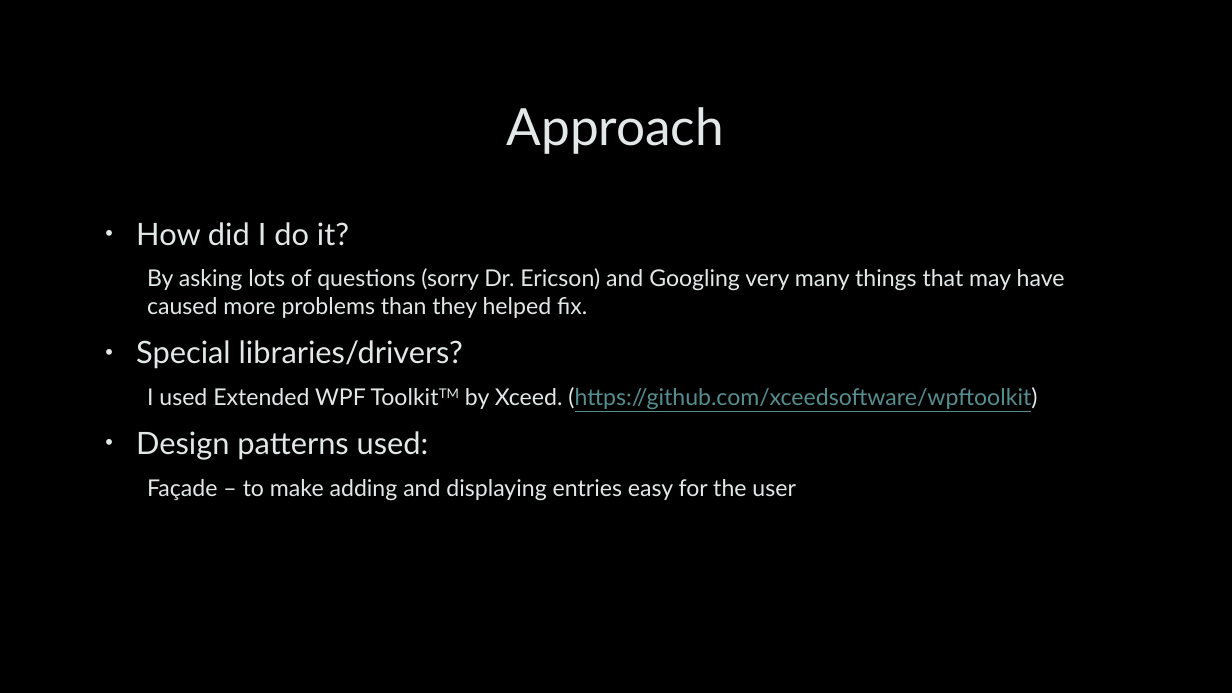
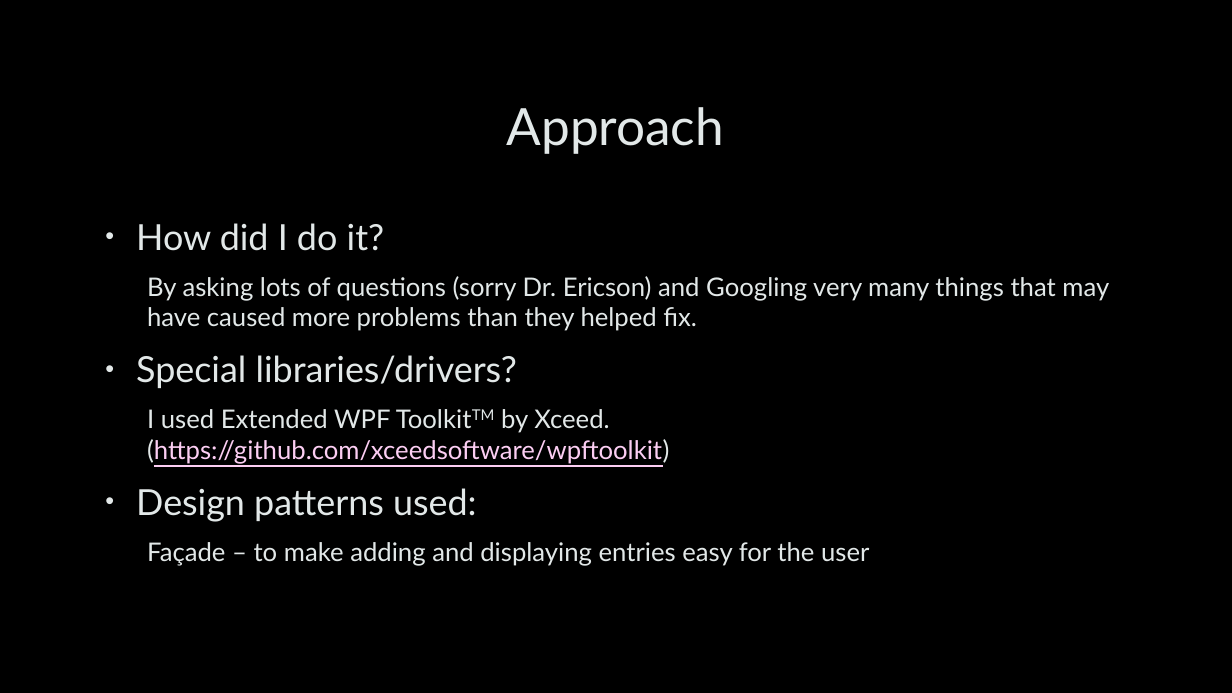
Before and after one commit to jondgons/Financial-Database-Manager, a slide deck: slide 3 of Documentation/Financial Database Manager.pptx. Drawn at 1232x693 pixels with LibreOffice and Linux fonts; fonts in the diff are those of the drawing; background and template pictures are left out. Boxes give left, top, right and bottom in pixels: in the first picture for what was removed or moved away, otherwise in the second. Text is boxed around its words. In the diff, an @@ line names an element or a change of style, - is before the commit and + after.

```diff
--- a/Documentation/Financial Database Manager.pptx
+++ b/Documentation/Financial Database Manager.pptx
@@ text "How did I do it?" at <box>136,223,1109,566</box>: size 24 to 28 pt in "How did I do it?", "Special libraries/drivers?", "Design patterns used:"; size 18 to 20 pt in "By asking lots of questions (sorry Dr. ...", "I used Extended WPF ToolkitTM by Xceed. ...", "Façade – to make adding and displaying ..."; text colour #568D8F to #FCCEF3 in "(https://github.com/xceedsoftware/wpftoolkit)" @@
```
Also in this commit, not shown: 4 other slides changed.
